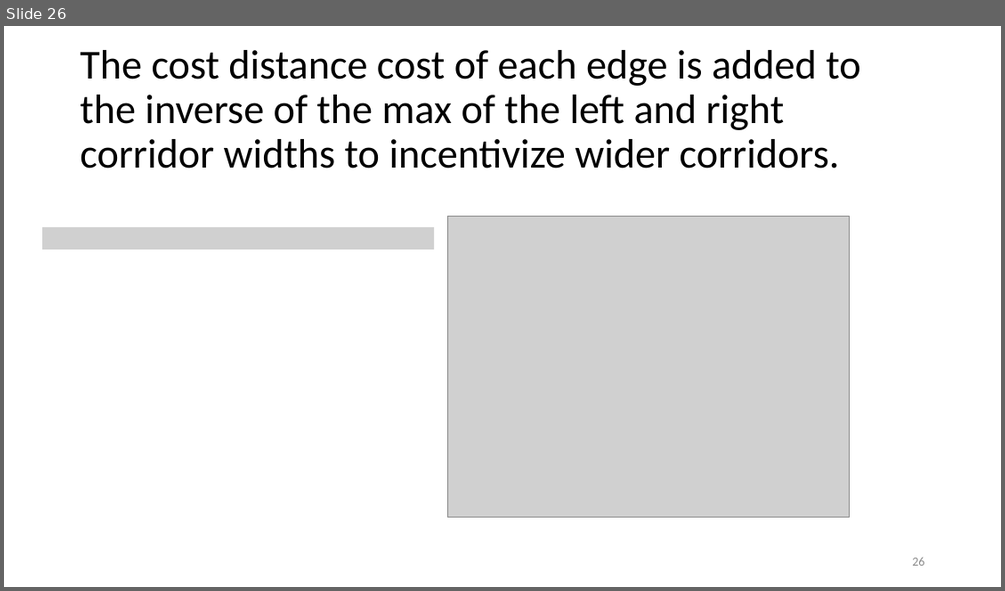
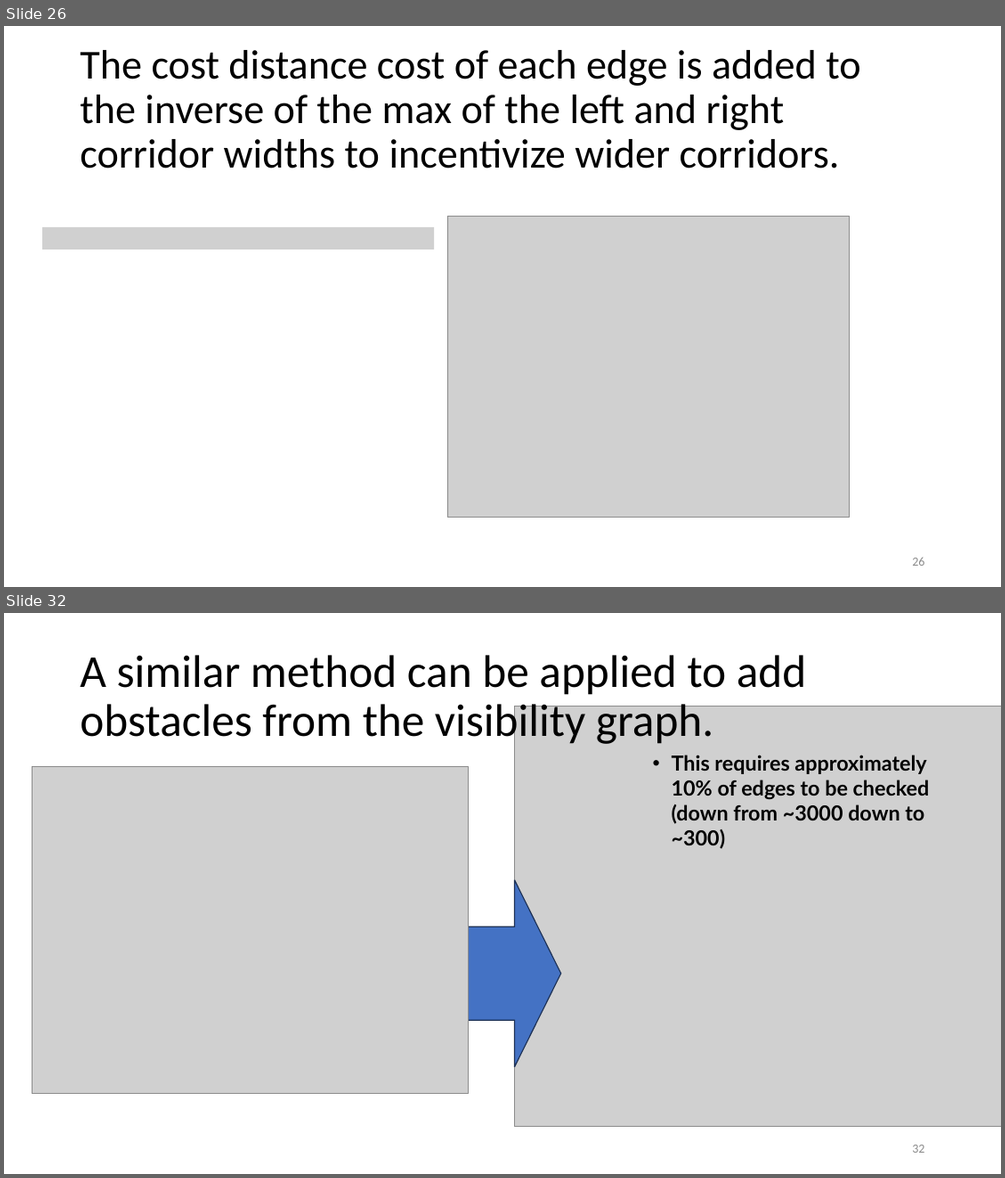
Before and after one commit to ivsg-psu/PathPlanning_GridFreePathPlanners_BoundedAStar, a slide deck: Documentation/bounded_astar_documentation.pptx. Shown one above the other, each under a label of ours: slide 26 before the commit, slides 26 and 32 after it; the slides between them are not shown. The pictures are 1005x591 and 1005x1178 pixels, drawn with LibreOffice and Linux fonts; fonts in the diff are those of the drawing; grey boxes stand for pictures. Boxes give left, top, right and bottom in pixels: in the first picture for what was removed or moved away, otherwise in the second. Text is boxed around its words. In the diff, an @@ line names an element or a change of style, - is before the commit and + after.

```diff
--- a/Documentation/bounded_astar_documentation.pptx
+++ b/Documentation/bounded_astar_documentation.pptx
@@ slide 32 added at (4,613,1001,1174), background #FFFFFF @@
@@ title added at (80,655,806,747), 44 pt, text #000000 @@
+A similar method can be applied to add obstacles from the visibility graph.
@@ picture added at (515,706,1001,1127) @@
@@ picture added at (32,766,468,1094) @@
@@ text added at (672,755,930,849), 20 pt, text #000000, bold @@
+• This requires approximately 10% of edges to be checked (down from ~3000 down to ~300)
@@ right arrow added at (469,880,561,1067), fill #4472C4, outline #1E3256 1 pt @@
@@ page number added at (912,1144,924,1152), 12 pt, text #8C8C8C @@
+32
```
Also in this commit, not shown: 7 other slides added, 6 other files.
